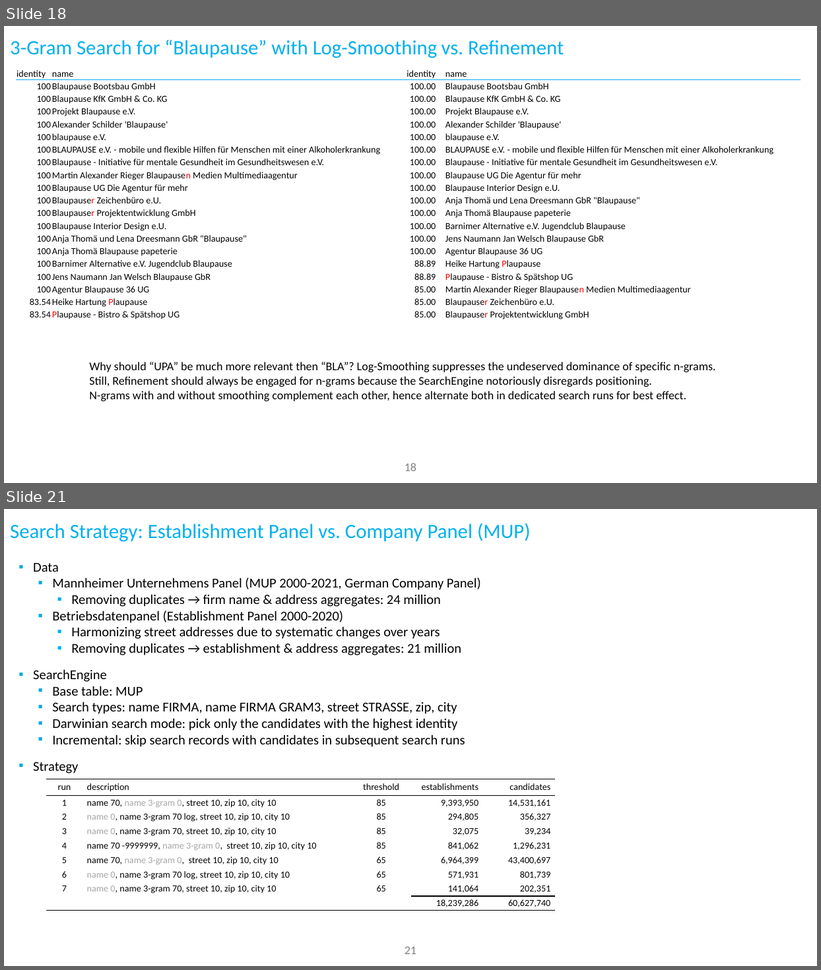
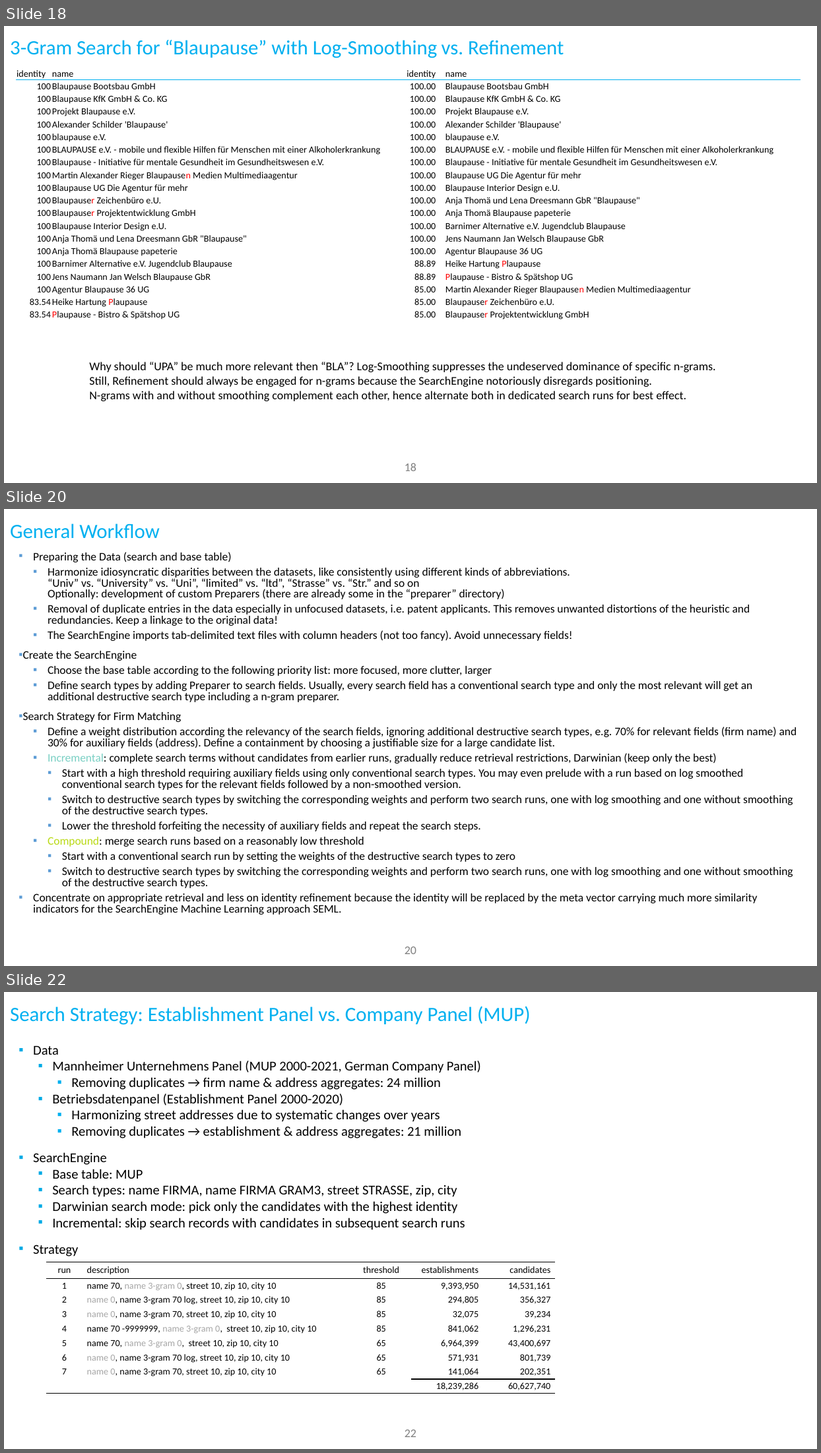
Before and after one commit to ThorstenDoherr/searchengine, a slide deck: doc/SearchEngine_Slides.pptx. Shown one above the other, each under a label of ours: slides 18 and 21 before the commit, slides 18, 20 and 22 after it; the slides between them are not shown. The pictures are 821x970 and 821x1453 pixels, drawn with LibreOffice and Linux fonts; fonts in the diff are those of the drawing; background and template pictures are left out. Boxes give left, top, right and bottom in pixels: in the first picture for what was removed or moved away, otherwise in the second. Text is boxed around its words. In the diff, an @@ line names an element or a change of style, - is before the commit and + after.

```diff
--- a/doc/SearchEngine_Slides.pptx
+++ b/doc/SearchEngine_Slides.pptx
@@ slide 20 added at (4,509,817,966), background #FFFFFF @@
@@ title added at (10,524,160,539), 24 pt, text #00B0F0 @@
+General Workflow
@@ text added at (23,552,797,915), 13.6 pt, text #000000 @@
+▪ Preparing the Data (search and base table)
+  ▪ Harmonize idiosyncratic disparities between the datasets, like consistently using different kinds of abbreviations.
+    “Univ” vs. “University” vs. “Uni”, “limited” vs. “ltd”, “Strasse” vs. “Str.” and so on
+    Optionally: development of custom Preparers (there are already some in the “preparer” directory)
+  ▪ Removal of duplicate entries in the data especially in unfocused datasets, i.e. patent applicants. This removes unwanted distortions of the heuristic and redundancies. Keep a linkage to the original data!
+  ▪ The SearchEngine imports tab-delimited text files with column headers (not too fancy). Avoid unnecessary fields!
+▪ Create the SearchEngine
+  ▪ Choose the base table according to the following priority list: more focused, more clutter, larger
+  ▪ Define search types by adding Preparer to search fields. Usually, every search field has a conventional search type and only the most relevant will get an additional destructive search type including a n-gram preparer.
+▪ Search Strategy for Firm Matching
+  ▪ Define a weight distribution according the relevancy of the search fields, ignoring additional destructive search types, e.g. 70% for relevant fields (firm name) and 30% for auxiliary fields (address). Define a containment by choosing a justifiable size for a large candidate list.
+  ▪ Incremental: complete search terms without candidates from earlier runs, gradually reduce retrieval restrictions, Darwinian (keep only the best)
+    ▪ Start with a high threshold requiring auxiliary fields using only conventional search types. You may even prelude with a run based on log smoothed conventional search types for the relevant fields followed by a non-smoothed version.
+    ▪ Switch to destructive search types by switching the corresponding weights and perform two search runs, one with log smoothing and one without smoothing of the destructive search types.
+    ▪ Lower the threshold forfeiting the necessity of auxiliary fields and repeat the search steps.
+  ▪ Compound: merge search runs based on a reasonably low threshold
+    ▪ Start with a conventional search run by setting the weights of the destructive search types to zero
+    ▪ Switch to destructive search types by switching the corresponding weights and perform two search runs, one with log smoothing and one without smoothing of the destructive search types.
+  ▪ Concentrate on appropriate retrieval and less on identity refinement because the identity will be replaced by the meta vector carrying much more similarity indicators for the SearchEngine Machine Learning approach SEML.
@@ page number added at (405,947,416,955), 14 pt, text #808080 @@
+20
@@ what was slide 21 is now slide 22 @@
@@ page number at (405,1430,416,1438): text changed @@
-21
+22
```
Also in this commit, not shown: 7 slides changed, 1 other file.
